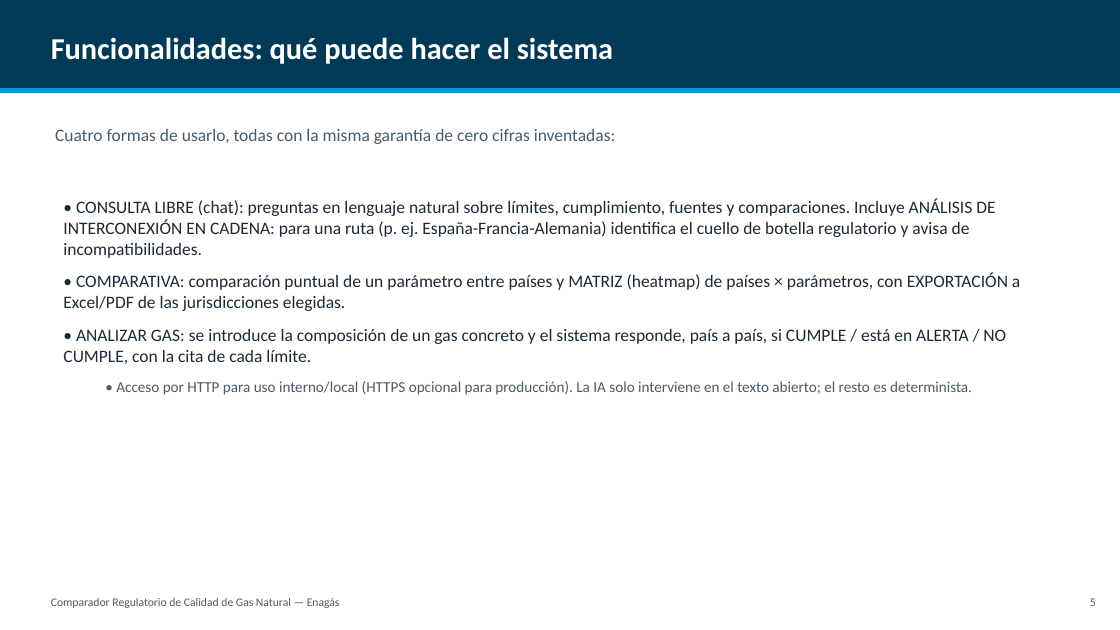
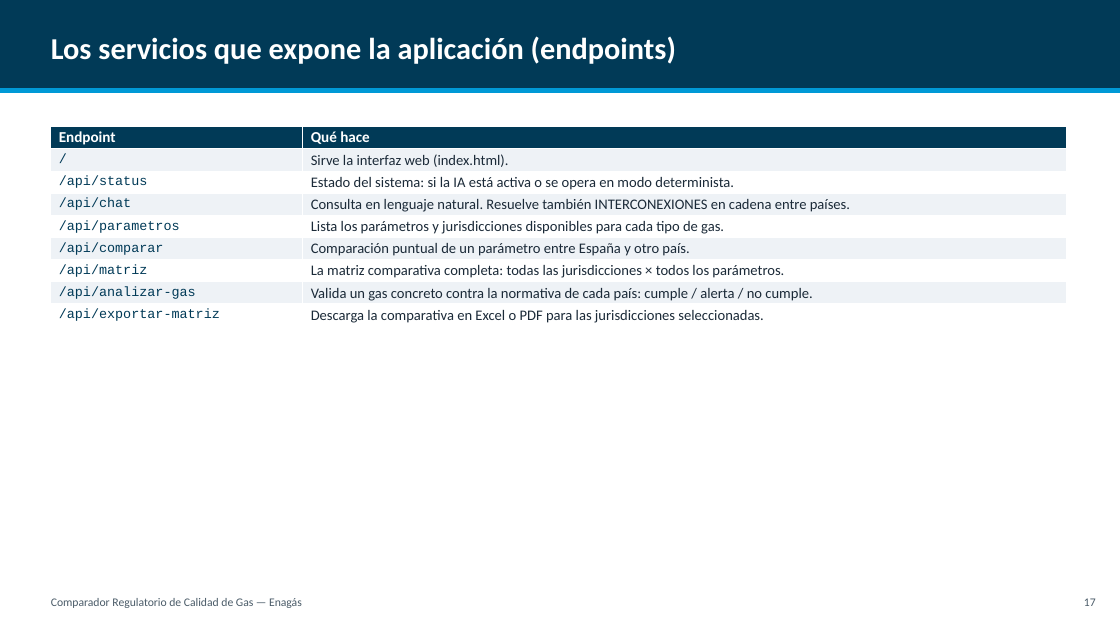
Before and after one commit to CarlosOlivaZurdo/ENAG-S_G1, a slide deck: slide 18 of docs/Presentacion_Comparador_Gas.pptx (slide 6 before the commit). Drawn at 1120x630 pixels with LibreOffice and Linux fonts; fonts in the diff are those of the drawing. Boxes give left, top, right and bottom in pixels: in the first picture for what was removed or moved away, otherwise in the second. Text is boxed around its words. In the diff, an @@ line names an element or a change of style, - is before the commit and + after.

```diff
--- a/docs/Presentacion_Comparador_Gas.pptx
+++ b/docs/Presentacion_Comparador_Gas.pptx
@@ text at box(51, 36, 676, 64): text changed @@
-Funcionalidades: qué puede hacer el sistema
+Los servicios que expone la aplicación (endpoints)
@@ table added at box(50, 126, 1067, 327), 9 rows, 2 columns @@
+Endpoint | Qué hace
+/ | Sirve la interfaz web (index.html).
+/api/status | Estado del sistema: si la IA está activa o se opera en modo determinista.
+/api/chat | Consulta en lenguaje natural. Resuelve también INTERCONEXIONES en cadena entre países.
+/api/parametros | Lista los parámetros y jurisdicciones disponibles para cada tipo de gas.
+/api/comparar | Comparación puntual de un parámetro entre España y otro país.
+/api/matriz | La matriz comparativa completa: todas las jurisdicciones × todos los parámetros.
+/api/analizar-gas | Valida un gas concreto contra la normativa de cada país: cumple / alerta / no cumple.
+/api/exportar-matriz | Descarga la comparativa en Excel o PDF para las jurisdicciones seleccionadas.
@@ text removed at box(55, 129, 615, 144) @@
-Cuatro formas de usarlo, todas con la misma garantía de cero cifras inventadas:
@@ text removed at box(63, 198, 1020, 395) @@
-• CONSULTA LIBRE (chat): preguntas en lenguaje natural sobre límites, cumplimiento, fuentes y comparaciones. Incluye ANÁLISIS DE INTERCONEXIÓN EN CADENA: para una ruta (p. ej. España-Francia-Alemania) identifica el cuello de botella regulatorio y avisa de incompatibilidades.
-• COMPARATIVA: comparación puntual de un parámetro entre países y MATRIZ (heatmap) de países × parámetros, con EXPORTACIÓN a Excel/PDF de las jurisdicciones elegidas.
-• ANALIZAR GAS: se introduce la composición de un gas concreto y el sistema responde, país a país, si CUMPLE / está en ALERTA / NO CUMPLE, con la cita de cada límite.
-  • Acceso por HTTP para uso interno/local (HTTPS opcional para producción). La IA solo interviene en el texto abierto; el resto es determinista.
@@ text at box(51, 598, 302, 608): text changed @@
-Comparador Regulatorio de Calidad de Gas Natural — Enagás
+Comparador Regulatorio de Calidad de Gas — Enagás
@@ text at box(1084, 598, 1096, 606): text changed @@
-5
+17
```
Also in this commit, not shown: 10 other slides changed, 12 slides added, 7 slides removed, 11 other files.
